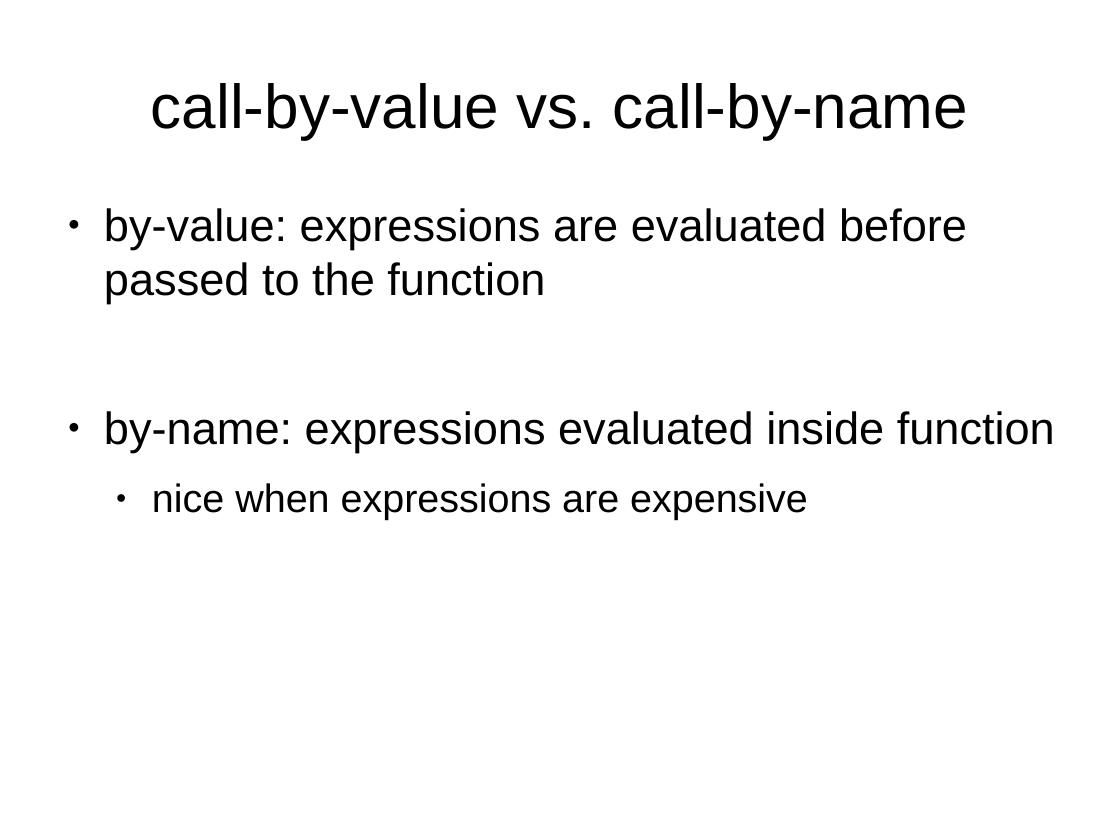
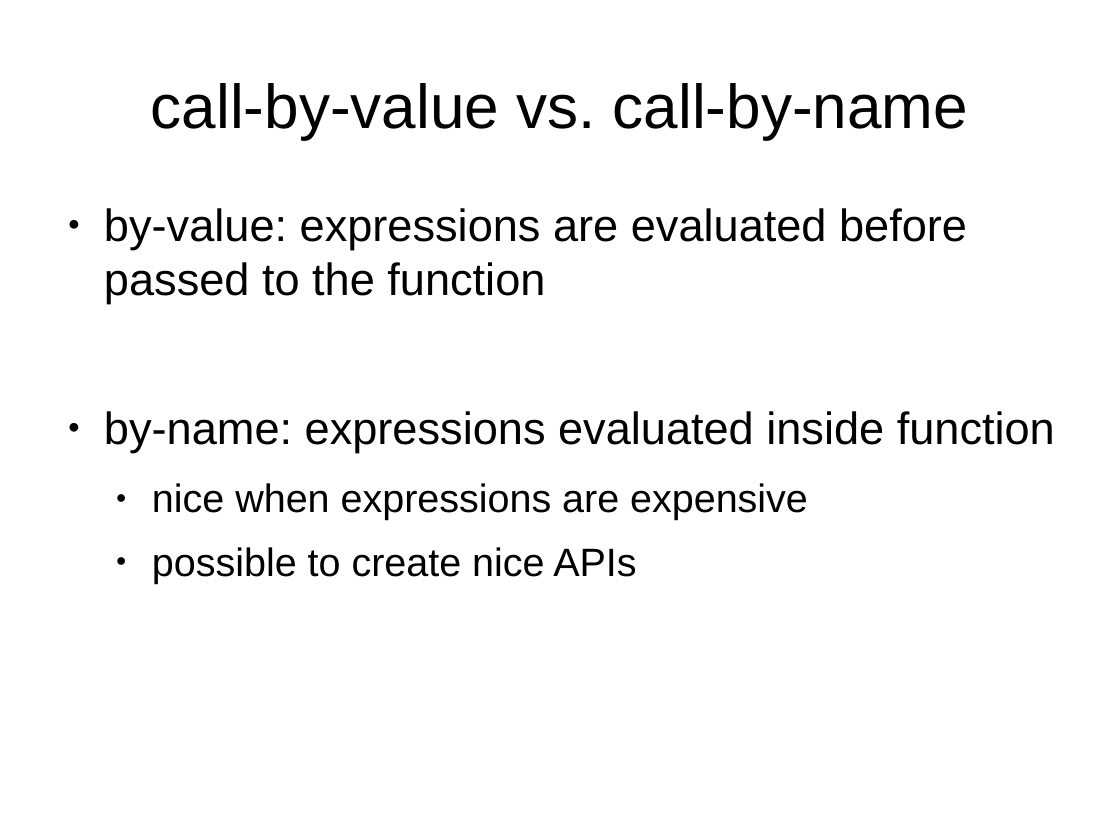
Before and after one commit to javaBin/scala-training-slides, a slide deck: slide 6 of 2.2 - higherorderfunctions.odp. Drawn at 1120x840 pixels with LibreOffice and Linux fonts; fonts in the diff are those of the drawing; background and template pictures are left out. Boxes give left, top, right and bottom in pixels: in the first picture for what was removed or moved away, otherwise in the second. Text is boxed around its words. In the diff, an @@ line names an element or a change of style, - is before the commit and + after.

```diff
--- a/2.2 - higherorderfunctions.odp
+++ b/2.2 - higherorderfunctions.odp
@@ text at [152, 547, 636, 584]: paragraph added @@
+  ● possible to create nice APIs
```
Also in this commit, not shown: 3 other slides changed, 9 other files.
